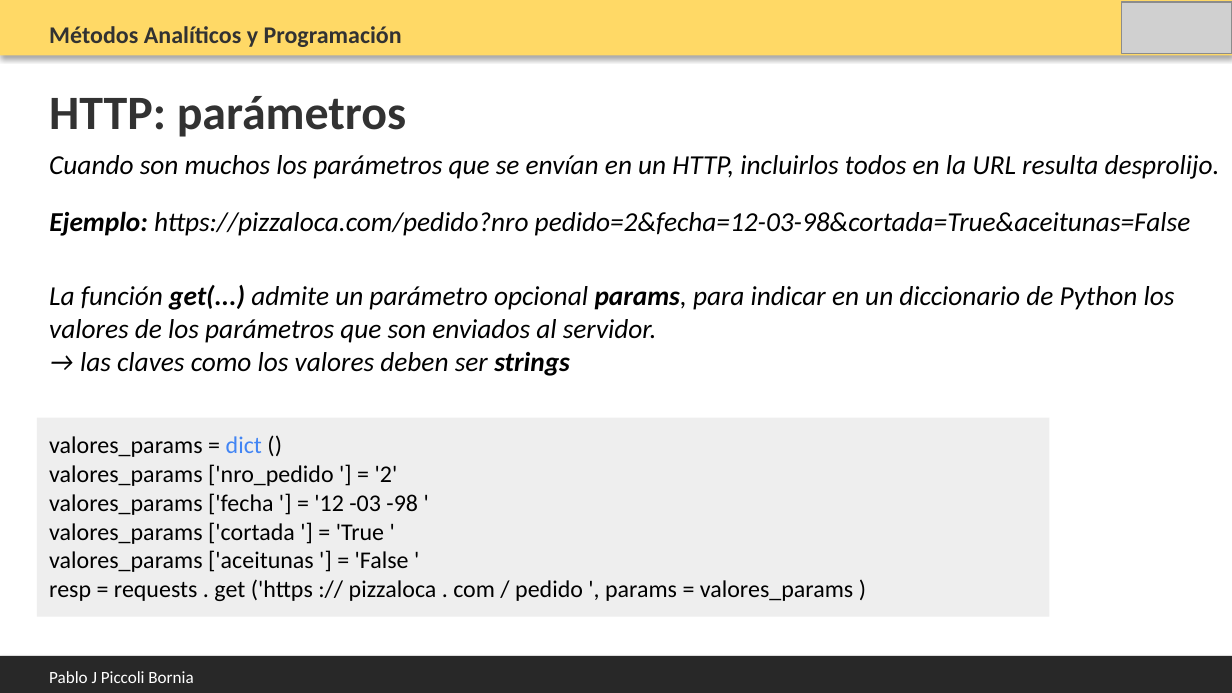
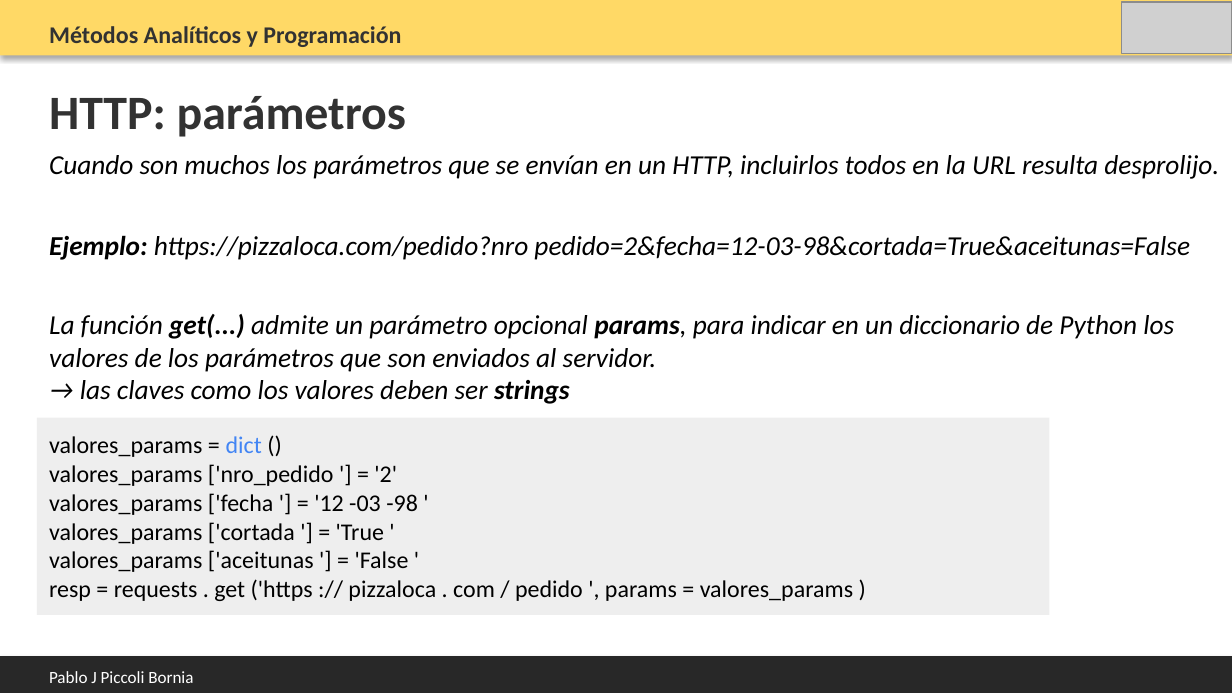
Before and after one commit to PabloPicc/MAyP_2026_1S, a slide deck: slide 16 of clases_teoricas_2026/Clase_13_APIs.pptx. Drawn at 1232x693 pixels with LibreOffice and Linux fonts; fonts in the diff are those of the drawing; grey boxes stand for pictures. Boxes give left, top, right and bottom in pixels: in the first picture for what was removed or moved away, otherwise in the second. Text is boxed around its words. In the diff, an @@ line names an element or a change of style, - is before the commit and + after.

```diff
--- a/clases_teoricas_2026/Clase_13_APIs.pptx
+++ b/clases_teoricas_2026/Clase_13_APIs.pptx
@@ text "Ejemplo: https://pizzaloca.com/pedido?nro pedido=2&fecha=12- ...": place and size @@
-text "Ejemplo: https://pizzaloca.com/pedido?nro pedido=2&fecha=12- ..." at bbox=[49, 211, 1191, 236]
+text "Ejemplo: https://pizzaloca.com/pedido?nro pedido=2&fecha=12- ..." at bbox=[49, 235, 1190, 260]
@@ text "La función get(...) admite un ...": place and size @@
-text "La función get(...) admite un ..." at bbox=[49, 285, 1175, 376]
+text "La función get(...) admite un ..." at bbox=[49, 314, 1174, 404]
```
Also in this commit, not shown: 9 other slides changed, 7 other files.
